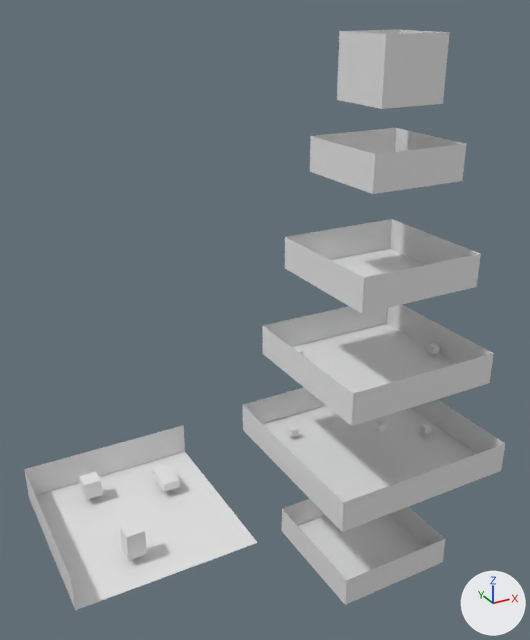
Two versions of the Blender file project_files/basic_baking-02.blend, one commit apart.
Both versions are drawn from a 50 mm camera at (-50.9, -65.0, 54.2) aimed at (-14.3, 1.6, 20.9). The lights are fixed; the arrows at lower right show +X, +Y and +Z.
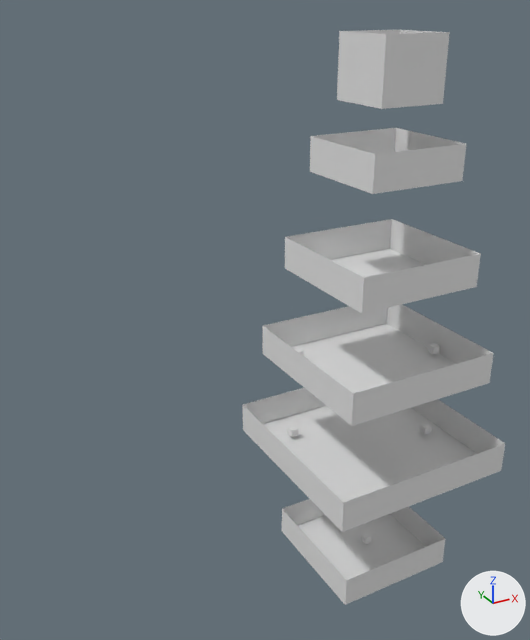
Diff of the bpy script that builds the scene:
```diff
--- a/project_files/basic_baking-02.blend.py
+++ b/project_files/basic_baking-02.blend.py
@@ ob_cube_001 @@
-ob_cube_001 = bpy.data.objects.new('Cube.001', me_cube_001)
-ob_cube_001.location = (-34.5, 7.0, 2.0)
@@ ob_cube_002 @@
-ob_cube_002 = bpy.data.objects.new('Cube.002', me_cube_002)
-ob_cube_002.location = (-33.5, -5.0, 2.0)
@@ ob_plane @@
-ob_plane = bpy.data.objects.new('Plane', me_plane)
-ob_plane.location = (-31.0, 1.0, 0.0)
-ob_plane.scale = (10.0, 10.0, 10.0)
@@ ob_cube @@
-ob_cube = bpy.data.objects.new('Cube', me_cube)
-ob_cube.location = (-26.0, 6.0, 2.0)
@@ ob_gem_001 @@
 ob_gem_001 = bpy.data.objects.new('gem.001', me_cube_006)
-ob_gem_001.location = (2.0, 0.0, 3.0)
+ob_gem_001.location = (2.0, 0.0, 45.0)
 ob_gem_001.scale = (0.5, 0.5, 0.5)
```

What differs and where, as boxes (x1, y1, x2, y2) in the pictures (530 x 640 px):
'Plane', deleted
    before: (24, 425, 258, 610)
'Cube.002', deleted
    before: (120, 520, 147, 560)
'Cube', deleted
    before: (152, 463, 180, 492)
'Cube.001', deleted
    before: (79, 472, 103, 500)
'gem.001', moved (not visible afterwards)
    before: (374, 420, 386, 432)
